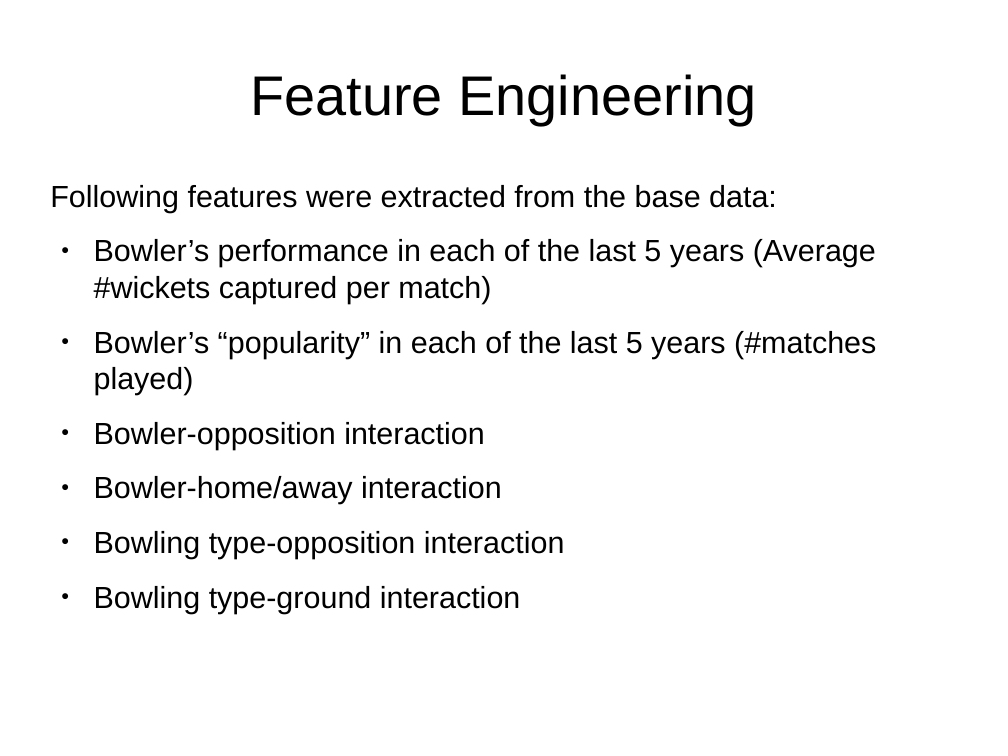
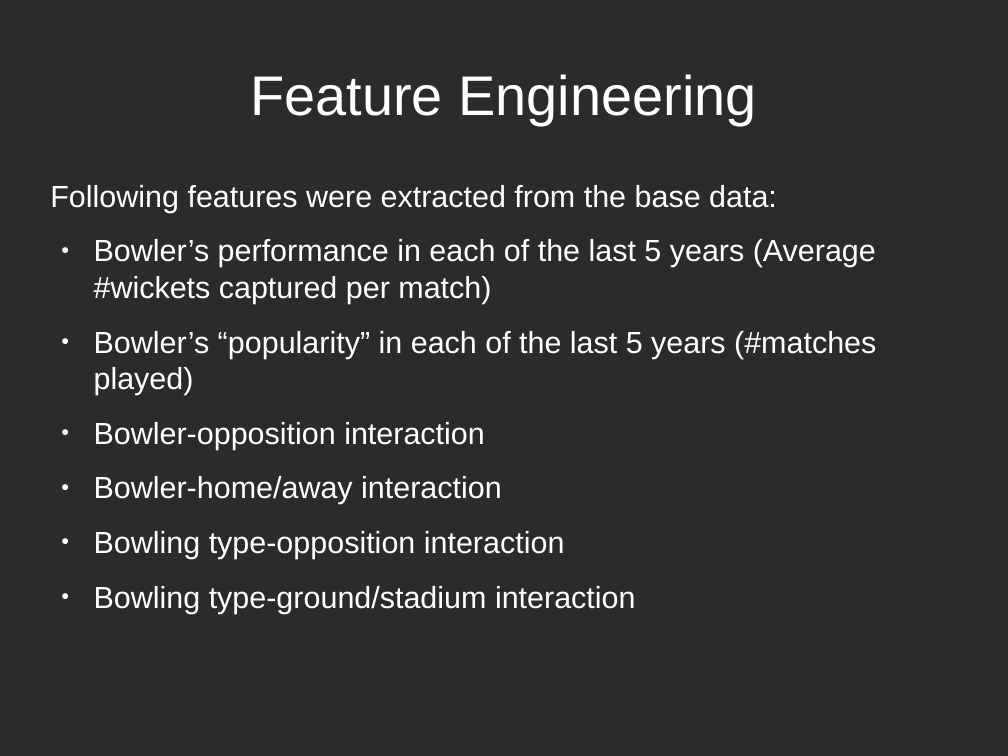
Before and after one commit to prantik-ghosh/bowling_performance_predictor_in_test_cricket, a slide deck: slide 4 of prantik_presentation_outline.odp. Drawn at 1008x756 pixels with LibreOffice and Linux fonts; fonts in the diff are those of the drawing; background and template pictures are left out; a plain dark background stands for a picture behind light text. Boxes give left, top, right and bottom in pixels: in the first picture for what was removed or moved away, otherwise in the second. Text is boxed around its words. In the diff, an @@ line names an element or a change of style, - is before the commit and + after.

```diff
--- a/prantik_presentation_outline.odp
+++ b/prantik_presentation_outline.odp
@@ background #FFFFFF to picture (left out) @@
@@ title "Feature Engineering" at box(251, 74, 756, 125): text colour #000000 to #FFFFFF @@
@@ text at box(50, 185, 876, 559): text colour #000000 to #FFFFFF in "Following features were extracted from the base ...", "Bowler’s performance in each of the last ...", "Bowler’s “popularity” in each of the last ...", "Bowler-opposition interaction" and 2 more places; bullet colour #000000 to #FFFFFF @@
@@ text at box(94, 586, 636, 613): text changed; text colour #000000 to #FFFFFF @@
-● Bowling type-ground interaction
+● Bowling type-ground/stadium interaction
```
Also in this commit, not shown: 11 other slides changed, 2 slides added, 3 slides removed, 3 other files.
